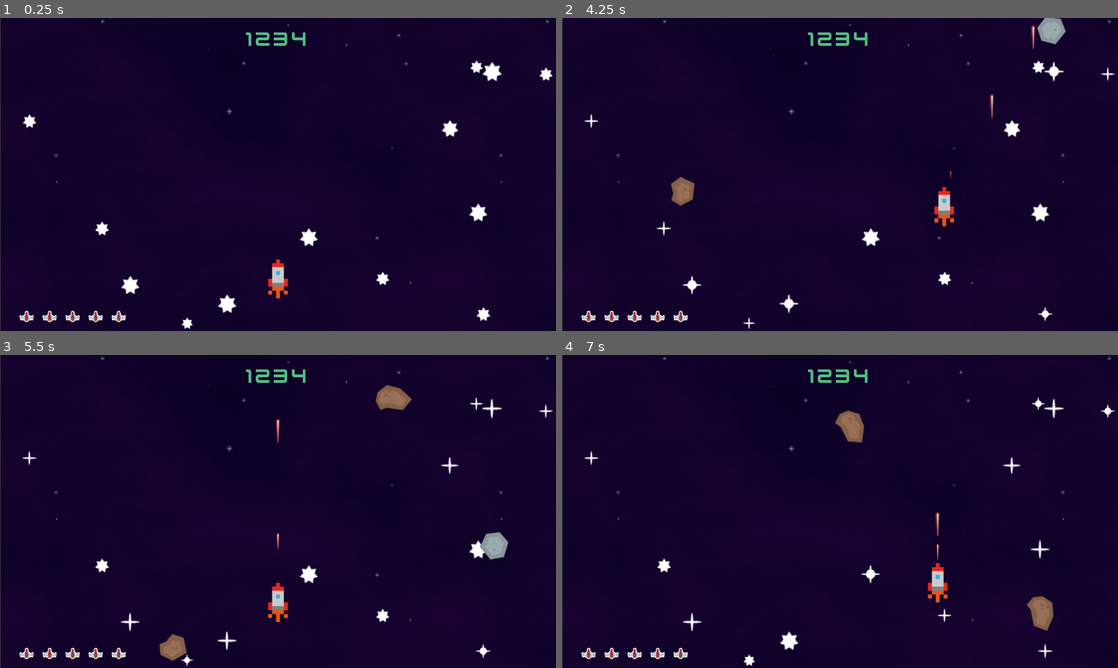
Above: before the commit, frames 1-4 (two rows, left to right).
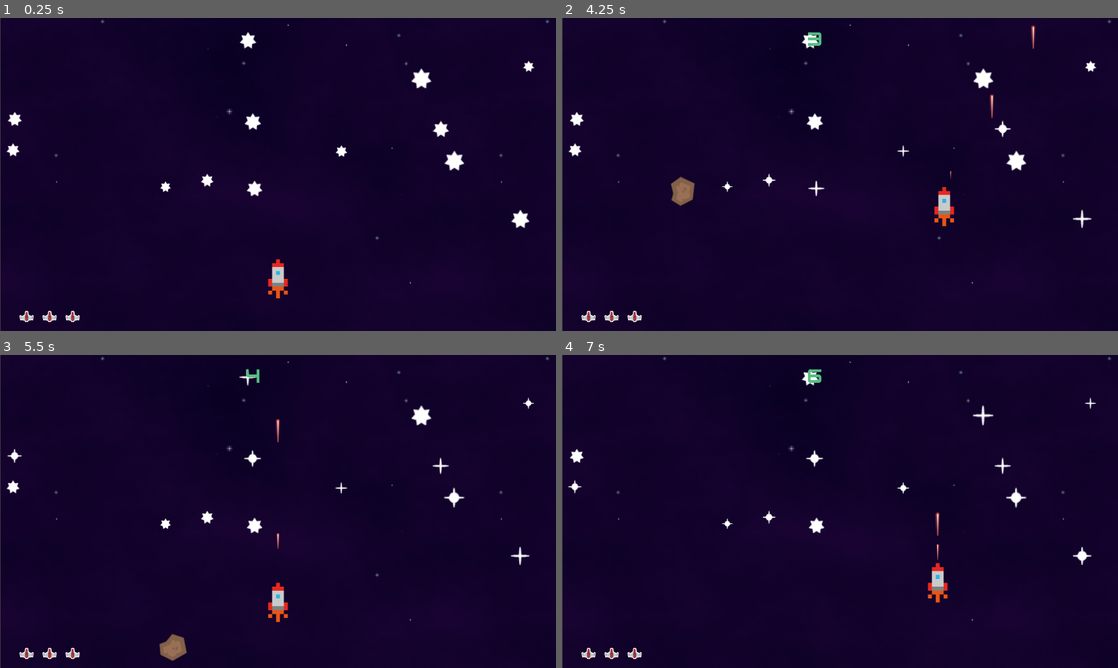
Above: after the commit, the same moments.

Repository: TommyRoy776/godot-one
Game: Godot game, scene res://scenes/level.tscn
Two runs of this game, one before a commit and one after it. Both use one fixed random seed, a clock stepped at 60 frames per second and the inputs below.
Inputs:
- Up to frame 1 (0.25 s): no input
- Up to frame 2 (4.25 s): hold Right (right) 0.53-1.28 s; hold Space (shoot) 0.53-1.28 s; hold Down (down) 1.28-2.03 s; tap Space (shoot) at 1.35, 2.85 s; hold Right (right) 2.03-2.78 s; hold Space (shoot) 2.03-2.78 s; hold Up (up) 2.78-3.53 s; hold Left (left) from 3.53 s (still down); hold Space (shoot) from 3.53 s (still down)
- Up to frame 3 (5.5 s): release Space (shoot) at 4.28 s; tap Space (shoot) at 4.35 s; release Left (left) at 5.03 s; hold Down (down) from 5.03 s (still down); hold Space (shoot) from 5.03 s (still down)
- Up to frame 4 (7 s): release Down (down) at 5.78 s; release Space (shoot) at 5.78 s; hold Right (right) 5.78-6.53 s; tap Space (shoot) at 5.85 s; hold Up (up) from 6.53 s (still down); hold Space (shoot) from 6.53 s (still down)

The runs differ from the first frame. In frame 1, 2.6% of the frame differs, in the area x 1-100%, y 4-100%; in frame 2, 2.4%; in frame 3, 2.6%; in frame 4, 2.5%.

Commit message:
Basic full game

Diff:
--- /dev/null
+++ b/global/global.gd
@@ -0,0 +1,3 @@
+extends Node
+
+var score := 0
--- a/project.godot
+++ b/project.godot
@@ -14,6 +14,10 @@
 run/main_scene="res://scenes/level.tscn"
 config/features=PackedStringArray("4.3", "GL Compatibility")
 config/icon="res://icon.svg"
+
+[autoload]
+
+Global="*res://global/global.gd"
 
 [display]
 
--- /dev/null
+++ b/scenes/game_over.gd
@@ -0,0 +1,11 @@
+extends Control
+
+var level_scene: PackedScene = load("res://scenes/level.tscn")
+
+func _ready() -> void:
+	$CenterContainer/VBoxContainer/Label2.text = $CenterContainer/VBoxContainer/Label2.text + str(Global.score)
+
+func _input(event: InputEvent) -> void:
+	if event.is_action_pressed("shoot"):
+		await get_tree().create_timer(1).timeout  # Wait 1.5 seconds
+		get_tree().change_scene_to_packed(level_scene)
--- a/scenes/game_over.tscn
+++ b/scenes/game_over.tscn
@@ -1,5 +1,6 @@
-[gd_scene load_steps=3 format=3 uid="uid://c0cj0jsph0gkt"]
+[gd_scene load_steps=4 format=3 uid="uid://c0cj0jsph0gkt"]
 
+[ext_resource type="Script" path="res://scenes/game_over.gd" id="1_7taay"]
 [ext_resource type="FontFile" uid="uid://ixpag1fe26rv" path="res://assets/kenney_space-shooter-redux/Bonus/kenvector_future.ttf" id="1_o241u"]
 [ext_resource type="FontFile" uid="uid://cgryhhby4xs0r" path="res://assets/kenney_space-shooter-redux/Bonus/kenvector_future_thin.ttf" id="2_brr2p"]
 
@@ -10,6 +11,7 @@
 anchor_bottom = 1.0
 grow_horizontal = 2
 grow_vertical = 2
+script = ExtResource("1_7taay")
 
 [node name="BG" type="ColorRect" parent="."]
 layout_mode = 1
--- a/scenes/level.gd
+++ b/scenes/level.gd
@@ -5,17 +5,18 @@
 var health: int = 3
 
 func _ready() -> void:
+	get_tree().call_group('ui','set_health', health)
 	var size := get_viewport().get_visible_rect().size
-	var rng := RandomNumberGenerator.new()
-	for star in $Stars.get_children():
-		var random_x = rng.randi_range(0, int(size.x))
-		var random_y = rng.randi_range(0, int(size.y))
-		star.position = Vector2(random_x,random_y)
-
-		var random_scale = rng.randf_range(1,2)
-		star.scale = Vector2(random_scale,random_scale)
-
-		star.speed_scale = rng.randf_range(0.6,1.5)
+	set_random_stars(size)
+	#for star in $Stars.get_children():
+		#var random_x = rng.randi_range(0, int(size.x))
+		#var random_y = rng.randi_range(0, int(size.y))
+		#star.position = Vector2(random_x,random_y)
+		#
+		#var random_scale = rng.randf_range(1,2)
+		#star.scale = Vector2(random_scale,random_scale)
+		#
+		#star.speed_scale = rng.randf_range(0.6,1.5)
 
 
 func _on_meteor_timer_timeout() -> void:
@@ -33,6 +34,20 @@
 func _on_meteor_collision():
 	health -= 1
 	get_tree().call_group('ui','set_health', health)
-	print(health)
 	if health <= 0:
-		print('dead')
+		call_deferred("_change_scene_to_game_over")
+
+func set_random_stars(size: Vector2) -> void:
+	var rng := RandomNumberGenerator.new()
+	for star in $Stars.get_children():
+		var random_x = rng.randi_range(0, int(size.x))
+		var random_y = rng.randi_range(0, int(size.y))
+		star.position = Vector2(random_x,random_y)
+
+		var random_scale = rng.randf_range(1,2)
+		star.scale = Vector2(random_scale,random_scale)
+
+		star.speed_scale = rng.randf_range(0.6,1.5)
+
+func _change_scene_to_game_over():
+	get_tree().change_scene_to_file("res://scenes/game_over.tscn")
--- a/scenes/level.tscn
+++ b/scenes/level.tscn
@@ -31,7 +31,7 @@
 [sub_resource type="RectangleShape2D" id="RectangleShape2D_kfd4j"]
 size = Vector2(1300, 98)
 
-[node name="Level" type="Node2D"]
+[node name="Level" type="Node2D" groups=["ui"]]
 script = ExtResource("1_rlj2t")
 
 [node name="BG" type="Sprite2D" parent="."]
--- a/scenes/meteor.gd
+++ b/scenes/meteor.gd
@@ -35,3 +35,7 @@
 	var texture_rng = RandomNumberGenerator.new()
 	var random_texture_index = texture_rng.randi_range(0,len(textures)-1)
 	return textures[random_texture_index]
+
+func _on_area_entered(area: Area2D) -> void:
+	area.queue_free()
+	queue_free()
--- a/scenes/meteor.tscn
+++ b/scenes/meteor.tscn
@@ -20,5 +20,6 @@
 position = Vector2(0, -12)
 shape = SubResource("CircleShape2D_jadr7")
 
+[connection signal="area_entered" from="." to="." method="_on_area_entered"]
 [connection signal="body_entered" from="." to="." method="_on_body_entered"]
 [connection signal="body_exited" from="." to="." method="_on_body_exited"]
--- a/scenes/ui.gd
+++ b/scenes/ui.gd
@@ -1,13 +1,21 @@
 extends CanvasLayer
 
 var image = load('res://assets/kenney_space-shooter-redux/PNG/UI/playerLife1_red.png')
+var time_elapsed: int = 0
 
 func set_health(amount):
-	print(amount,'ui')
 	for child in $MarginContainer2/HBoxContainer.get_children():
+		print(child)
 		child.queue_free()
 
 	for i in amount:
 		var text_rect = TextureRect.new()
 		text_rect.texture = image
 		$MarginContainer2/HBoxContainer.add_child(text_rect)
+		text_rect.stretch_mode = TextureRect.STRETCH_KEEP
+
+
+func _on_score_timer_timeout() -> void:
+	$MarginContainer/Label.text = str(time_elapsed)
+	time_elapsed += 1
+	Global.score = time_elapsed
--- a/scenes/ui.tscn
+++ b/scenes/ui.tscn
@@ -1,8 +1,7 @@
-[gd_scene load_steps=4 format=3 uid="uid://c0g57pc0huqnq"]
+[gd_scene load_steps=3 format=3 uid="uid://c0g57pc0huqnq"]
 
 [ext_resource type="FontFile" uid="uid://ixpag1fe26rv" path="res://assets/kenney_space-shooter-redux/Bonus/kenvector_future.ttf" id="1_bjm7m"]
 [ext_resource type="Script" path="res://scenes/ui.gd" id="1_xprr7"]
-[ext_resource type="Texture2D" uid="uid://c4qee3awpdrgy" path="res://assets/kenney_space-shooter-redux/PNG/UI/playerLife1_red.png" id="2_j03pf"]
 
 [node name="UI" type="CanvasLayer" groups=["ui"]]
 script = ExtResource("1_xprr7")
@@ -22,7 +21,6 @@
 theme_override_colors/font_color = Color(0.33193, 0.746122, 0.51446, 1)
 theme_override_fonts/font = ExtResource("1_bjm7m")
 theme_override_font_sizes/font_size = 50
-text = "1234"
 
 [node name="MarginContainer2" type="MarginContainer" parent="."]
 anchors_preset = 2
@@ -40,27 +38,7 @@
 layout_mode = 2
 theme_override_constants/separation = 20
 
-[node name="TextureRect" type="TextureRect" parent="MarginContainer2/HBoxContainer"]
-layout_mode = 2
-texture = ExtResource("2_j03pf")
-stretch_mode = 2
+[node name="ScoreTimer" type="Timer" parent="."]
+autostart = true
 
-[node name="TextureRect2" type="TextureRect" parent="MarginContainer2/HBoxContainer"]
-layout_mode = 2
-texture = ExtResource("2_j03pf")
-stretch_mode = 2
-
-[node name="TextureRect3" type="TextureRect" parent="MarginContainer2/HBoxContainer"]
-layout_mode = 2
-texture = ExtResource("2_j03pf")
-stretch_mode = 2
-
-[node name="TextureRect4" type="TextureRect" parent="MarginContainer2/HBoxContainer"]
-layout_mode = 2
-texture = ExtResource("2_j03pf")
-stretch_mode = 2
-
-[node name="TextureRect5" type="TextureRect" parent="MarginContainer2/HBoxContainer"]
-layout_mode = 2
-texture = ExtResource("2_j03pf")
-stretch_mode = 2
+[connection signal="timeout" from="ScoreTimer" to="." method="_on_score_timer_timeout"]
